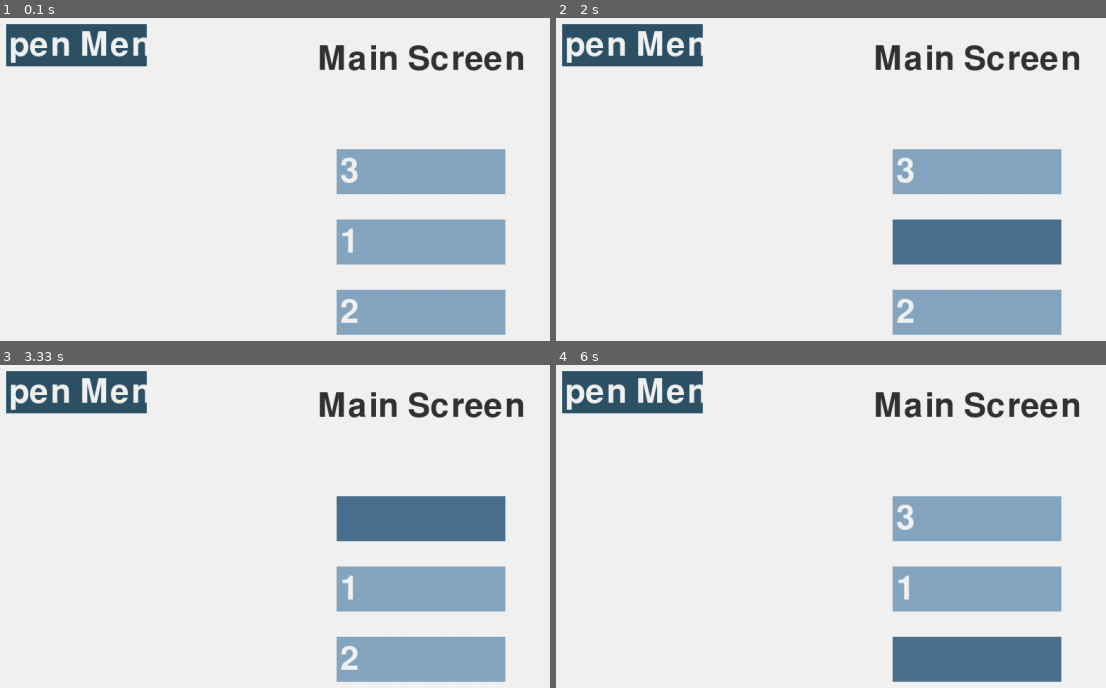
Above: before the commit, frames 1-4 (two rows, left to right).
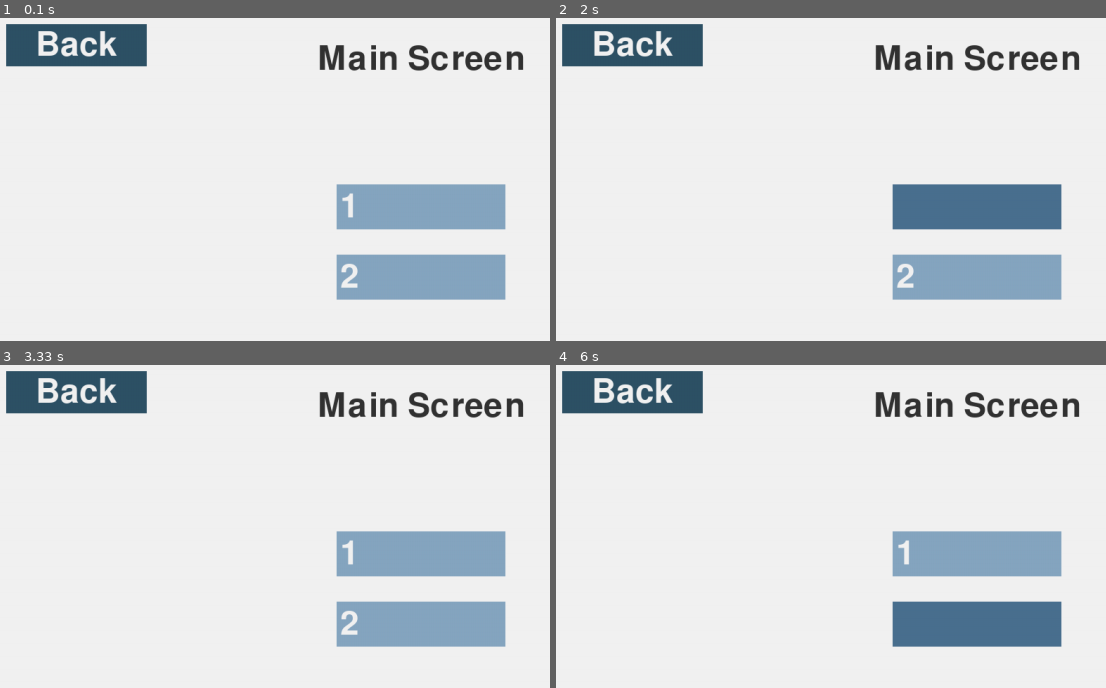
Above: after the commit, the same moments.

Repository: Leina85/A-Level-NEA
Game: pygame game, started from NEA/pipeline/Doc-NEA/pygamewithmenus.py
The game is run twice, just before and just after one commit, with the same random seed, the same clock (stepped at 60 frames per second) and the same inputs.
Inputs (mouse positions are in pixels of both pictures, inside the frame that each line leads up to):
- Up to frame 1 (0.1 s): no input
- Up to frame 2 (2 s): click (941, 263) at 0.38 s; tap Enter at 0.67 s; click (633, 43) at 1.05 s, where only the run after the commit has a clickable "Back"; click (633, 43) at 1.6 s, where only the run after the commit has a clickable "InpScreen"; click "1" at 1.93 s
- Up to frame 3 (3.33 s): hold Backspace 2.22-2.68 s; click (390, 503) at 2.82 s
- Up to frame 4 (6 s): click "2" at 3.65 s; click (outside the picture) at 3.98 s; click "1" at 4.82 s; click (765, 678) at 5.15 s; click "2" at 5.98 s

The runs differ from the first frame. In frame 1, 15% of the frame differs, in the area x 1-92%, y 4-99%; in frame 2, 17%; in frame 3, 16%; in frame 4, 16%.

Commit message:
intermediate stages

Diff:
--- a/NEA/pipeline/Doc-NEA/P2.py
+++ b/NEA/pipeline/Doc-NEA/P2.py
@@ -32,7 +32,7 @@
         }
     },
     1: {
-        'title': 'Second Screen',
+        'title': 'Input Screen',
         'navbtn': {'text': 'Back', 'target': 0},
         'buttons': {
             1: {'pos': (640, 310), 'text': ''},
@@ -45,8 +45,10 @@
 # CORE FUNCTIONS
 # ============================================================================
 
-def handleevents(activebtn, screendata):
+def handleevents(activebtn, current_screen, screendata):
+    # Process all events in the queue
     for event in pygame.event.get():
+        # Handle window close
         if event.type == pygame.QUIT:
             pygame.quit()
             sys.exit()
--- a/NEA/pipeline/Doc-NEA/pygamewithmenus.py
+++ b/NEA/pipeline/Doc-NEA/pygamewithmenus.py
@@ -1,162 +1,161 @@
+# ============================================================================
+# CONFIGURATION
+# ============================================================================
+
 import pygame
 import sys
 
-pygame.init()
-clock = pygame.time.Clock()
+SCREEN_WIDTH = 1280
+SCREEN_HEIGHT = 720
+FPS = 60
 
-# Screen setup
-screen = pygame.display.set_mode([1280, 720])
-base_font = pygame.font.Font(None, 70)
-
-# Standard Button dimensions
-standard_btn_width = 240
-standard_btn_height = 64
-
-# Track which button is active
-active_btn = None
-
-# Track current screen (0 = main menu, 1 = second menu)
-current_screen = 0
-
-# Colours
-btn_colour_active = '#4A7090'
-btn_colour_passive = '#86A6C1'
-menu_btn_color = '#2E5266'  # Different color for menu navigation button
-background_colour = '#F2F2F2'
-text_colour = '#F2F2F2'
-
-# Main screen buttons (your original buttons)
-screen_0_btns = {
-    1: {'pos': (screen.get_width() // 2, screen.get_height() // 2), 'text': ''},
-    2: {'pos': (screen.get_width() // 2, screen.get_height() // 2 + 100), 'text': ''},
-    3: {'pos': (screen.get_width() // 2, screen.get_height() // 2 - 100), 'text': ''}
+COLOURS = {
+    'btnactive': '#4A7090',
+    'btnpassive': '#86A6C1',
+    'navbtn': '#2E5266',
+    'background': '#F2F2F2',
+    'text': '#F2F2F2',
+    'title': '#333333'
 }
 
-# Second screen buttons
-screen_1_btns = {
-    1: {'pos': (screen.get_width() // 2, screen.get_height() // 2 - 50), 'text': ''},
-    2: {'pos': (screen.get_width() // 2, screen.get_height() // 2 + 50), 'text': ''},
+INP_BTN_SIZE = (240, 64)
+NAV_BTN_SIZE = (200, 60)
+
+SCREENS = {
+    0: {
+        'title': 'Input Screen',
+        'navbtn': {'text': 'InpScreen', 'target': 1},
+        'buttons': {
+            1: {'pos': (640, 260), 'text': ''},
+            2: {'pos': (640, 360), 'text': ''},
+            3: {'pos': (640, 460), 'text': ''}
+        }
+    },
+    1: {
+        'title': 'Main Screen',
+        'navbtn': {'text': 'Back', 'target': 0},
+        'buttons': {
+            1: {'pos': (640, 310), 'text': ''},
+            2: {'pos': (640, 410), 'text': ''}
+        }
+    }
 }
 
-# Menu navigation button (appears on main screen)
-menu_btn_rect = pygame.Rect(50, 50, 200, 60)
+# ============================================================================
+# CORE FUNCTIONS
+# ============================================================================
 
-# Back button (appears on second screen)
-back_btn_rect = pygame.Rect(50, 50, 150, 60)
-
-# Standard button function
-def standard_btn(width, height, center, active, user_text, standard_button_key, btn_color_active, btn_color_passive, screen, base_font, text_color):
-    # Create the button
-    button_rect = pygame.Rect(0, 0, width, height)
-    button_rect.center = center
-
-    # Determine button color
-    btn_color = btn_color_active if active else btn_color_passive
-    pygame.draw.rect(screen, btn_color, button_rect)
-
-    # Display placeholder or user input
-    if user_text == '' and not active:
-        text_surf = base_font.render(str(standard_button_key), True, text_color)
-    else:
-        text_surf = base_font.render(user_text, True, text_color)
-
-    # Center the text vertically
-    text_rect = text_surf.get_rect(midleft=(button_rect.x + 5, button_rect.centery))
-    screen.blit(text_surf, text_rect)
-
-    return button_rect
-
-# Navigation button function
-def nav_btn(rect, text, color, screen, font, text_color):
-    pygame.draw.rect(screen, color, rect)
-    text_surf = font.render(text, True, text_color)
-    text_rect = text_surf.get_rect(center=rect.center)
-    screen.blit(text_surf, text_rect)
-    return rect
-
-# Main loop
-while True:
+def handleevents(activebtn, current_screen, screendata):
+    # Process all events in the queue
     for event in pygame.event.get():
-        # Quit event
+        # Handle window close
         if event.type == pygame.QUIT:
             pygame.quit()
             sys.exit()
 
-        # Mouse click handling
-        if event.type == pygame.MOUSEBUTTONDOWN:
-            if current_screen == 0:  # Main screen
-                # Check menu button click
-                if menu_btn_rect.collidepoint(event.pos):
-                    current_screen = 1
-                    active_btn = None  # Reset active button when switching screens
-                    continue
+        elif event.type == pygame.MOUSEBUTTONDOWN:
+            # Check navigation button
+            navbtn_rect = pygame.Rect(50, 50, *NAV_BTN_SIZE)
+            if navbtn_rect.collidepoint(event.pos):
+                current_screen = screendata[current_screen]['navbtn']['target']
+                activebtn = None
+                continue
 
-                # Check main screen buttons
-                for standard_btn_key, standard_btn_data in screen_0_btns.items():
-                    btn_rect = standard_btn(standard_btn_width, standard_btn_height, standard_btn_data['pos'], active_btn == standard_btn_key, standard_btn_data['text'], standard_btn_key, btn_colour_active, btn_colour_passive, screen, base_font, text_colour)
-                    if btn_rect.collidepoint(event.pos):
-                        active_btn = standard_btn_key
-                        break
-                else:
-                    active_btn = None  # Deselect if clicked outside
+            # Check which input button was clicked
+            clickedbtn = None
+            for inp_btn_key, inp_btn_data in screendata[current_screen]['buttons'].items():
+                btnrect = pygame.Rect(0, 0, *INP_BTN_SIZE)
+                btnrect.center = inp_btn_data['pos']
+                if btnrect.collidepoint(event.pos):
+                    clickedbtn = inp_btn_key
+                    break
+            activebtn = clickedbtn
 
-            elif current_screen == 1:  # Second screen
-                # Check back button click
-                if back_btn_rect.collidepoint(event.pos):
-                    current_screen = 0
-                    active_btn = None  # Reset active button when switching screens
-                    continue
-
-                # Check second screen buttons
-                for standard_btn_key, standard_btn_data in screen_1_btns.items():
-                    btn_rect = standard_btn(standard_btn_width, standard_btn_height, standard_btn_data['pos'], active_btn == standard_btn_key, standard_btn_data['text'], standard_btn_key, btn_colour_active, btn_colour_passive, screen, base_font, text_colour)
-                    if btn_rect.collidepoint(event.pos):
-                        active_btn = standard_btn_key
-                        break
-                else:
-                    active_btn = None  # Deselect if clicked outside
-
-        # Input handling
-        if event.type == pygame.KEYDOWN and active_btn:
-            current_btns = screen_0_btns if current_screen == 0 else screen_1_btns
+        elif event.type == pygame.KEYDOWN and activebtn:
+            # Handle text input for active button
+            currenttext = screendata[current_screen]['buttons'][activebtn]['text']
 
             if event.key == pygame.K_BACKSPACE:
-                current_btns[active_btn]['text'] = current_btns[active_btn]['text'][:-1]
-            elif event.unicode.isdigit() and len(current_btns[active_btn]['text']) < 7:  # Only allow digits
-                current_btns[active_btn]['text'] += event.unicode
-            elif event.key == pygame.K_RETURN and len(current_btns[active_btn]['text']) > 0:
-                screen_name = "main screen" if current_screen == 0 else "second screen"
-                print(f"User input for button {active_btn} on {screen_name}:", current_btns[active_btn]['text'])
+                # Remove last character
+                screendata[current_screen]['buttons'][activebtn]['text'] = currenttext[:-1]
+            elif event.key == pygame.K_RETURN and currenttext:
+                # Print input when Enter is pressed
+                screen_name = screendata[current_screen]['title']
+                print(f"Input for button {activebtn} on {screen_name}: {currenttext}")
+            elif event.unicode.isdigit() and len(currenttext) < 7:
+                # Add digit to text (maximum 7 digits)
+                screendata[current_screen]['buttons'][activebtn]['text'] = currenttext + event.unicode
 
-    # Set background colour
-    screen.fill(background_colour)
+    return activebtn, current_screen
 
-    # Draw current screen
-    if current_screen == 0:  # Main screen
-        # Draw menu navigation button
-        nav_btn(menu_btn_rect, "Open Menu", menu_btn_color, screen, base_font, text_colour)
+def drawnavbtn(screen, font, rect, text):
+    # Draw navigation button rectangle
+    pygame.draw.rect(screen, COLOURS['navbtn'], rect)
+    # Render and centre text on button
+    textsurf = font.render(text, True, COLOURS['text'])
+    textrect = textsurf.get_rect(center=rect.center)
+    screen.blit(textsurf, textrect)
 
-        # Draw main screen buttons
-        for standard_btn_key, standard_btn_data in screen_0_btns.items():
-            standard_btn(standard_btn_width, standard_btn_height, standard_btn_data['pos'], active_btn == standard_btn_key, standard_btn_data['text'], standard_btn_key, btn_colour_active, btn_colour_passive, screen, base_font, text_colour)
+def renderscreen(screen, font, activebtn, current_screen, screendata):
+    # Clear screen with background colour
+    screen.fill(COLOURS['background'])
 
-        # Draw screen title
-        title_surf = base_font.render("Main Screen", True, '#333333')
-        title_rect = title_surf.get_rect(center=(screen.get_width() // 2, 100))
-        screen.blit(title_surf, title_rect)
+    # Draw navigation button
+    navbtn_rect = pygame.Rect(50, 50, *NAV_BTN_SIZE)
+    drawnavbtn(screen, font, navbtn_rect, screendata[current_screen]['navbtn']['text'])
 
-    elif current_screen == 1:  # Second screen
-        # Draw back button
-        nav_btn(back_btn_rect, "Back", menu_btn_color, screen, base_font, text_colour)
+    # Draw screen title
+    titlesurf = font.render(screendata[current_screen]['title'], True, COLOURS['title'])
+    titlerect = titlesurf.get_rect(center=(SCREEN_WIDTH // 2, 100))
+    screen.blit(titlesurf, titlerect)
 
-        # Draw second screen buttons
-        for standard_btn_key, standard_btn_data in screen_1_btns.items():
-            standard_btn(standard_btn_width, standard_btn_height, standard_btn_data['pos'], active_btn == standard_btn_key, standard_btn_data['text'], standard_btn_key, btn_colour_active, btn_colour_passive, screen, base_font, text_colour)
+    # Draw all input buttons for current screen
+    for inp_btn_key, inp_btn_data in screendata[current_screen]['buttons'].items():
+        isactive = (activebtn == inp_btn_key)
 
-        # Draw screen title
-        title_surf = base_font.render("Second Screen", True, '#333333')
-        title_rect = title_surf.get_rect(center=(screen.get_width() // 2, 100))
-        screen.blit(title_surf, title_rect)
+        # Draw button rectangle with appropriate colour
+        rect = pygame.Rect(0, 0, *INP_BTN_SIZE)
+        rect.center = inp_btn_data['pos']
+        colour = COLOURS['btnactive'] if isactive else COLOURS['btnpassive']
+        pygame.draw.rect(screen, colour, rect)
 
+        # Draw button text (show button number if empty and inactive)
+        displaytext = inp_btn_data['text'] if inp_btn_data['text'] or isactive else str(inp_btn_key)
+        textsurf = font.render(displaytext, True, COLOURS['text'])
+        textrect = textsurf.get_rect(midleft=(rect.x + 5, rect.centery))
+        screen.blit(textsurf, textrect)
+
+    # Update display
     pygame.display.update()
-    clock.tick(60)
+
+def main():
+    # Initialise Pygame
+    pygame.init()
+    screen = pygame.display.set_mode([SCREEN_WIDTH, SCREEN_HEIGHT])
+    clock = pygame.time.Clock()
+    font = pygame.font.Font(None, 70)
+
+    # Initialise local state
+    activebtn = None
+    current_screen = 1
+
+    # Copy screen data to preserve changes made by user
+    screendata = {}
+    for screenid, screeninfo in SCREENS.items():
+        screendata[screenid] = {
+            'title': screeninfo['title'],
+            'navbtn': screeninfo['navbtn'].copy(),
+            'buttons': {k: v.copy() for k, v in screeninfo['buttons'].items()}
+        }
+
+    # Main game loop
+    while True:
+        activebtn, current_screen = handleevents(activebtn, current_screen, screendata)
+        renderscreen(screen, font, activebtn, current_screen, screendata)
+        clock.tick(FPS)
+
+# ============================================================================
+# RUN APPLICATION
+# ============================================================================
+
+main()
